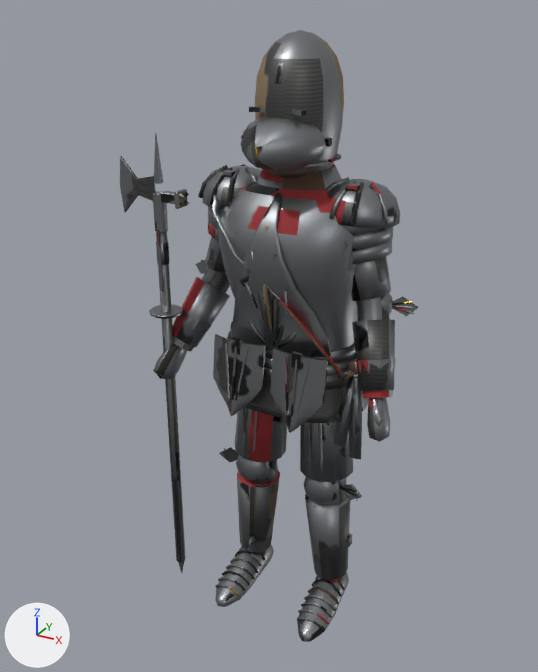
Two versions of the Blender file Assets/Models/ArtBible/Enemies/Late/GothicManAtArms/GothicManAtArms.blend, one commit apart.
Both versions are drawn from a camera (50 mm lens) standing at (1.0, -2.0, 2.005) and looking at (-0.093, -0.014, 1.012). Lighting does not change. The marker at lower left points along +X, +Y and +Z. The picture after the commit comes second.

Names of what the first picture shows: 'GothicManAtArms'.
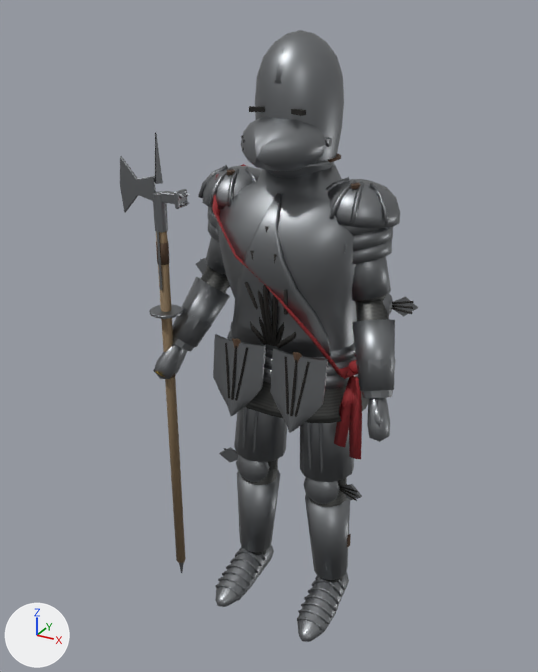
What the commit changed:
me_gothicmanatarms is used by ob_gothicmanatarms; location (0.0, 0.0, 0.0).
me_gothicmanatarms had 4296 vertices, 3805 faces and spanned x -0.54..0.39, y -0.26..0.21, z 0.0..1.95.
me_gothicmanatarms now has 4292 vertices, 3865 faces and spans x -0.54..0.39, y -0.26..0.21, z 0.0..1.95.
me_gothicmanatarms part 1: the loose piece of 8 vertices spanning x 0.09..0.12, y -0.21..-0.19, z 1.02..1.07 is scaled about its middle by (0.5, 0.5, 1).
me_gothicmanatarms part 2: the loose piece of 8 vertices spanning x -0.12..-0.09, y -0.21..-0.19, z 1.02..1.07 is scaled about its middle by (0.5, 0.5, 1).
me_gothicmanatarms part 3: the loose piece of 8 vertices spanning x 0.19..0.22, y -0.08..-0.03, z 1.54..1.55 is multiplied about its middle by the matrix ((-0.507, 0.447, 0.0), (0.447, 0.507, 0.0), (0.0, 0.0, -0.676)).
me_gothicmanatarms part 4: the loose piece of 8 vertices spanning x -0.22..-0.19, y -0.08..-0.03, z 1.54..1.55 is multiplied about its middle by the matrix ((-0.507, 0.447, 0.0), (0.447, 0.507, 0.0), (0.0, 0.0, -0.676)).
me_gothicmanatarms part 5: the loose piece of 28 vertices spanning x -0.31..-0.13, y -0.09..0.09, z 1.3..1.41 is rebuilt with 28 vertices and now spans x -0.31..-0.13, y -0.09..0.09, z 1.3..1.4.
me_gothicmanatarms part 6: the loose piece of 28 vertices spanning x -0.31..-0.11, y -0.1..0.1, z 1.34..1.45 is rebuilt with 28 vertices and now spans x -0.31..-0.11, y -0.11..0.11, z 1.34..1.45.
me_gothicmanatarms part 7: the loose piece of 24 vertices spanning x 0.03..0.22, y -0.1..0.08, z 0.56..0.92 is rebuilt with 24 vertices and now spans x 0.03..0.22, y -0.1..0.08, z 0.56..0.92.
me_gothicmanatarms part 8: the loose piece of 24 vertices spanning x -0.22..-0.03, y -0.1..0.08, z 0.56..0.92 is rebuilt with 24 vertices and now spans x -0.22..-0.03, y -0.1..0.08, z 0.56..0.92.
me_gothicmanatarms part 9: the loose piece of 8 vertices spanning x 0.21..0.23, y -0.01..0.02, z 0.26..0.3 is rebuilt with 8 vertices and now spans x 0.21..0.23, y -0.01..0.02, z 0.26..0.3.
me_gothicmanatarms part 10: 195 vertices moved within x -0.4..0.38, y -0.2..0.19, z 0.13..1.72; 325 vertices removed from x -0.46..0.38, y -0.23..0.12, z 0.1..1.68; 321 vertices added at x -0.47..0.38, y -0.23..0.12, z 0.1..1.67.
me_gothicmanatarms part 11: 2897 kept faces spanning x -0.54..0.39, y -0.26..0.21, z 0.0..1.95 get new texture (UV) coordinates.
Other edits to the shape of me_gothicmanatarms do not show in these pictures.

What differs and where, as boxes (x1, y1, x2, y2) in the pictures (538 x 672 px; the box of a moved part takes in the faces that stretch with it):
part 1 of me_gothicmanatarms, moved or reshaped: before (292, 351, 303, 370); after (293, 352, 302, 364)
part 2 of me_gothicmanatarms, moved or reshaped: before (231, 338, 242, 355); after (232, 338, 241, 348)
part 3 of me_gothicmanatarms, moved or reshaped: before (347, 182, 361, 190); after (351, 183, 361, 189)
part 4 of me_gothicmanatarms, moved or reshaped: before (223, 169, 235, 176); after (227, 169, 235, 175)
part 5 of me_gothicmanatarms, rebuilt (mostly hidden): before (208, 221, 219, 242); after (208, 220, 219, 242)
part 6 of me_gothicmanatarms, rebuilt (mostly hidden): before (208, 207, 218, 229); after (207, 207, 218, 229)
part 7 of me_gothicmanatarms, rebuilt: before (300, 422, 353, 482); after (300, 422, 354, 482)
part 8 of me_gothicmanatarms, rebuilt: (234, 408, 287, 462) in both
part 9 of me_gothicmanatarms, rebuilt: before (346, 533, 352, 548); after (347, 534, 351, 547)
part 10 of me_gothicmanatarms, moved or reshaped: before (120, 133, 418, 582); after (120, 132, 418, 582)
part 11 of me_gothicmanatarms, surface changed: (153, 40, 413, 642) in both
